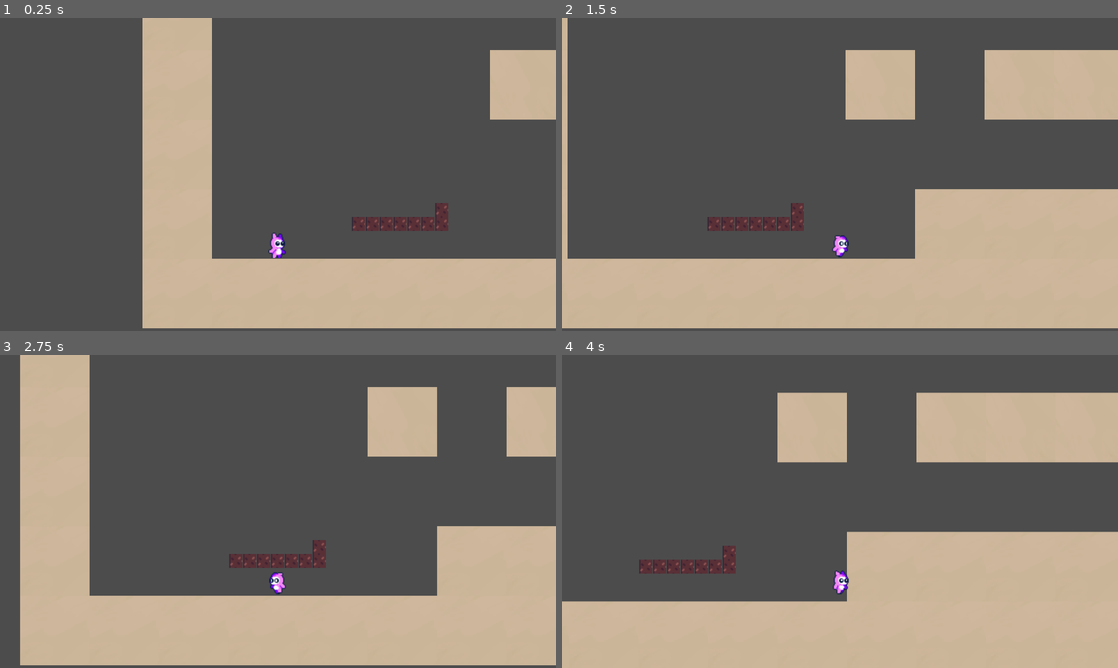
Above: before the commit, frames 1-4 (two rows, left to right).
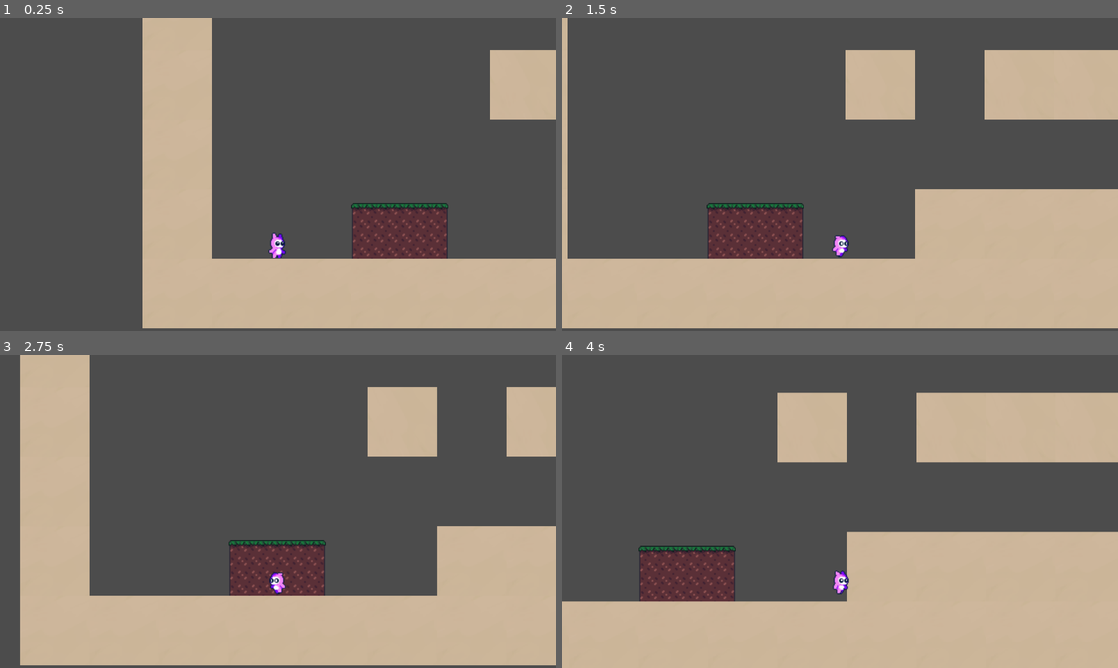
Above: after the commit, the same moments.

Repository: Mertric/2D-Video-game
Game: Godot game, scene res://src/Levels/levelTest.tscn
Two runs of this game, one before a commit and one after it. Both use one fixed random seed, a clock stepped at 60 frames per second and the inputs below.
Inputs:
- Up to frame 1 (0.25 s): no input
- Up to frame 2 (1.5 s): tap Enter at 0.5 s; hold D (right) from 0.53 s (still down); tap Space (jump) at 0.77 s
- Up to frame 3 (2.75 s): tap Space (jump) at 1.52 s; release D (right) at 2.03 s; hold A (left) from 2.03 s (still down)
- Up to frame 4 (4 s): release A (left) at 2.78 s; hold D (right) from 2.78 s (still down); tap Space (jump) at 3.02, 3.77 s

The runs differ from the first frame. In frame 1, 2.3% of the frame differs, in the area x 63-81%, y 59-77%; in frame 2, 2.3%, in the area x 26-44%, y 59-77%; in frame 3, 2.1%; in frame 4, 2.3%.

Commit message:
added a one-way platform
added one-way platform to PassThroughPlatform tilemap

Diff:
--- a/2D Platformer/project.godot
+++ b/2D Platformer/project.godot
@@ -28,6 +28,7 @@
 
 window/size/width=1920
 window/size/height=1080
+window/size/fullscreen=true
 window/size/always_on_top=true
 window/size/test_width=1280
 window/size/test_height=720
--- a/2D Platformer/src/Levels/levelTest.tscn
+++ b/2D Platformer/src/Levels/levelTest.tscn
@@ -1,9 +1,12 @@
-[gd_scene load_steps=8 format=2]
+[gd_scene load_steps=9 format=2]
 
 [ext_resource path="res://Assets/LevelAssets/2DPP_Blocks_Block-2x2-03.png" type="Texture" id=1]
 [ext_resource path="res://src/Actors/Pink_Monster.tscn" type="PackedScene" id=2]
 [ext_resource path="res://src/Actors/Monster.tscn" type="PackedScene" id=3]
 [ext_resource path="res://src/Levels/PassThroughPlatform.tres" type="TileSet" id=4]
+
+[sub_resource type="RectangleShape2D" id=4]
+extents = Vector2( 56, 8 )
 
 [sub_resource type="ConvexPolygonShape2D" id=1]
 points = PoolVector2Array( 0, 0, 80, 0, 80, 80, 0, 80 )
@@ -41,7 +44,14 @@
 tile_set = ExtResource( 4 )
 cell_size = Vector2( 16, 16 )
 format = 1
-tile_data = PoolIntArray( 2031637, 3, 0, 2097167, 3, 0, 2097168, 3, 0, 2097169, 3, 0, 2097170, 3, 0, 2097171, 3, 0, 2097172, 3, 0, 2097173, 3, 0 )
+tile_data = PoolIntArray( 2031631, 0, 0, 2031632, 1, 0, 2031633, 1, 0, 2031634, 1, 0, 2031635, 1, 0, 2031636, 1, 0, 2031637, 2, 0, 2097167, 3, 0, 2097168, 4, 0, 2097169, 4, 0, 2097170, 4, 0, 2097171, 4, 0, 2097172, 4, 0, 2097173, 5, 0, 2162703, 3, 0, 2162704, 4, 0, 2162705, 4, 0, 2162706, 4, 0, 2162707, 4, 0, 2162708, 4, 0, 2162709, 5, 0, 2228239, 3, 0, 2228240, 4, 0, 2228241, 4, 0, 2228242, 4, 0, 2228243, 4, 0, 2228244, 4, 0, 2228245, 5, 0 )
+
+[node name="StaticBody2D" type="StaticBody2D" parent="PassThroughPlatform"]
+
+[node name="CollisionShape2D" type="CollisionShape2D" parent="PassThroughPlatform/StaticBody2D"]
+position = Vector2( 296, 503 )
+shape = SubResource( 4 )
+one_way_collision = true
 
 [node name="SolidPlatform" type="TileMap" parent="."]
 position = Vector2( 0, 1 )
Not shown, changed: 2D Platformer/.mono/metadata/ide_messaging_meta.txt
